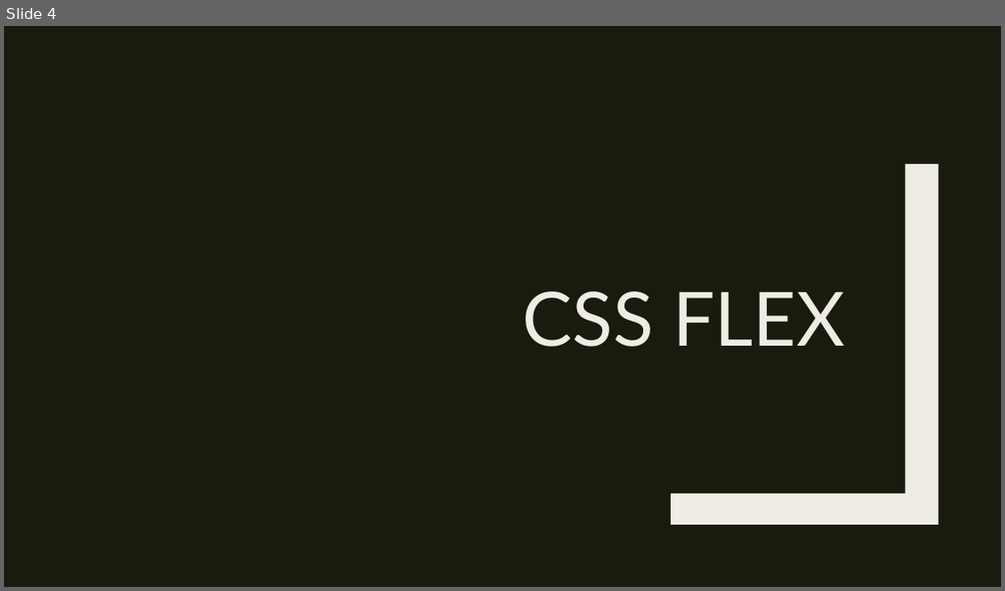
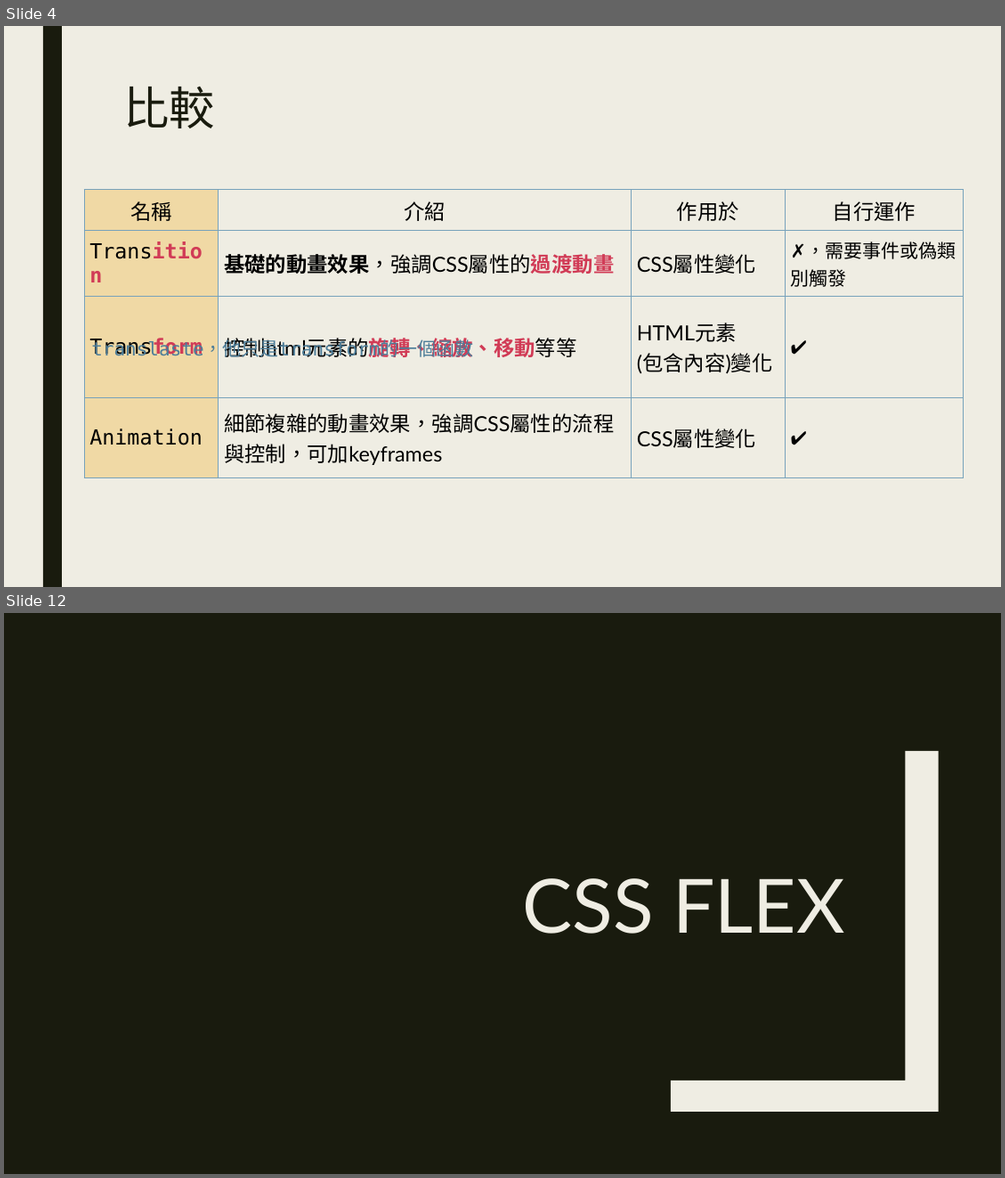
Before and after one commit to Alicexdcw/FrontEndTutorial, a slide deck: sidle-project-porfit.pptx. Shown one above the other, each under a label of ours: slide 4 before the commit, slides 4 and 12 after it; the slides between them are not shown. The pictures are 1005x591 and 1005x1178 pixels, drawn with LibreOffice and Linux fonts; fonts in the diff are those of the drawing. Boxes give left, top, right and bottom in pixels: in the first picture for what was removed or moved away, otherwise in the second. Text is boxed around its words. In the diff, an @@ line names an element or a change of style, - is before the commit and + after.

Commit message:
done css 動畫

```diff
--- a/sidle-project-porfit.pptx
+++ b/sidle-project-porfit.pptx
@@ slide 4 added at (x1=4, y1=26, x2=1001, y2=587), background #EFEDE3 @@
@@ rectangle added at (x1=43, y1=26, x2=62, y2=587), fill #191B0E @@
@@ title added at (x1=123, y1=87, x2=215, y2=128), 44 pt, text #191B0E @@
+比較
@@ table added at (x1=84, y1=190, x2=963, y2=468), 4 rows, 4 columns @@
+名稱 | 介紹 | 作用於 | 自行運作
+Transition | 基礎的動畫效果，強調CSS屬性的過渡動畫 | CSS屬性變化 | ✗，需要事件或偽類別觸發
+Transform | 控制html元素的旋轉、縮放、移動等等 | HTML元素 / (包含內容)變化 | ✔
+Animation | 細節複雜的動畫效果，強調CSS屬性的流程與控制，可加keyframes | CSS屬性變化 | ✔
@@ text added at (x1=91, y1=340, x2=473, y2=360), 18 pt, text #4D7D99 @@
+translaste，他只是transform的一個函數
@@ what was slide 4 is now slide 12 @@
```
Also in this commit, not shown: 6 slides changed, 13 other slides added.
